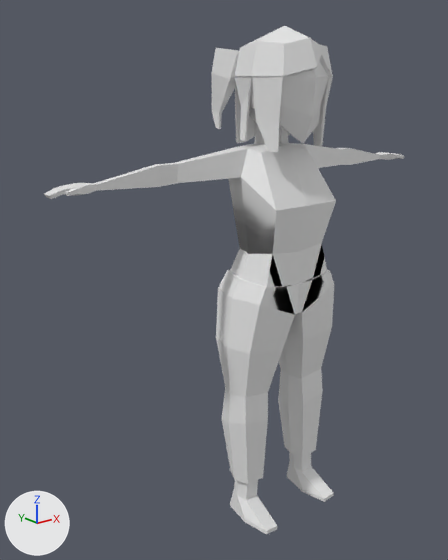
Before and after pictures for a commit that changed the OBJ model resources/character/character.obj.
Rendered twice from a camera (50 mm lens) standing at (-9.73, -10.27, 3.87) and looking at (-0.81, 0.88, -0.59). Arrows for +X, +Y and +Z are at lower left; the lights stay in place. Where no turn or scale is listed for an object, it has been applied to the vertices.

The first picture shows 'Body'.
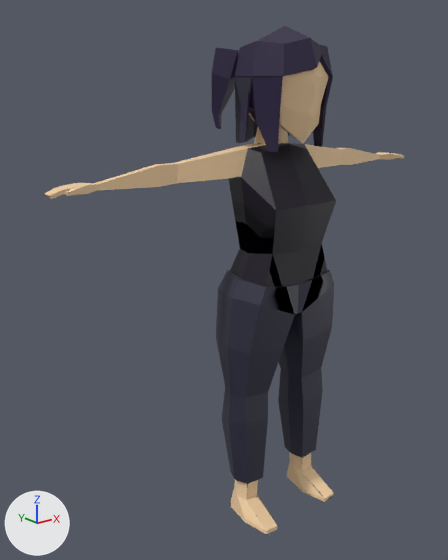
Where the change shows, as pixel boxes [x1, y1, x2, y2] in the pictures (448 x 560 px):
'Body', recoloured
    both: [44, 26, 404, 535]

The change, as a list of edits to the scene's bpy script:
```text
Add img_texture_png:
    img_texture_png = load_image('Texture.png', 'Texture.png', 1024, 1024, 'sRGB')
Add mat_material_001:
    mat_material_001 = principled_material('Material.001')
    mat_material_001.texture = img_texture_png
Change me_body:
    where me_body.from_pydata(...)  # 384 vertices, 409 faces, 1 loose edge; spans x -5.24..5.24, y -1.22..1.62, z -6.42..5.07
    remove me_body.materials.append(mat_material)  # white #e7e7e7
    add me_body.materials.append(mat_material_001)  # picture img_texture_png
```
